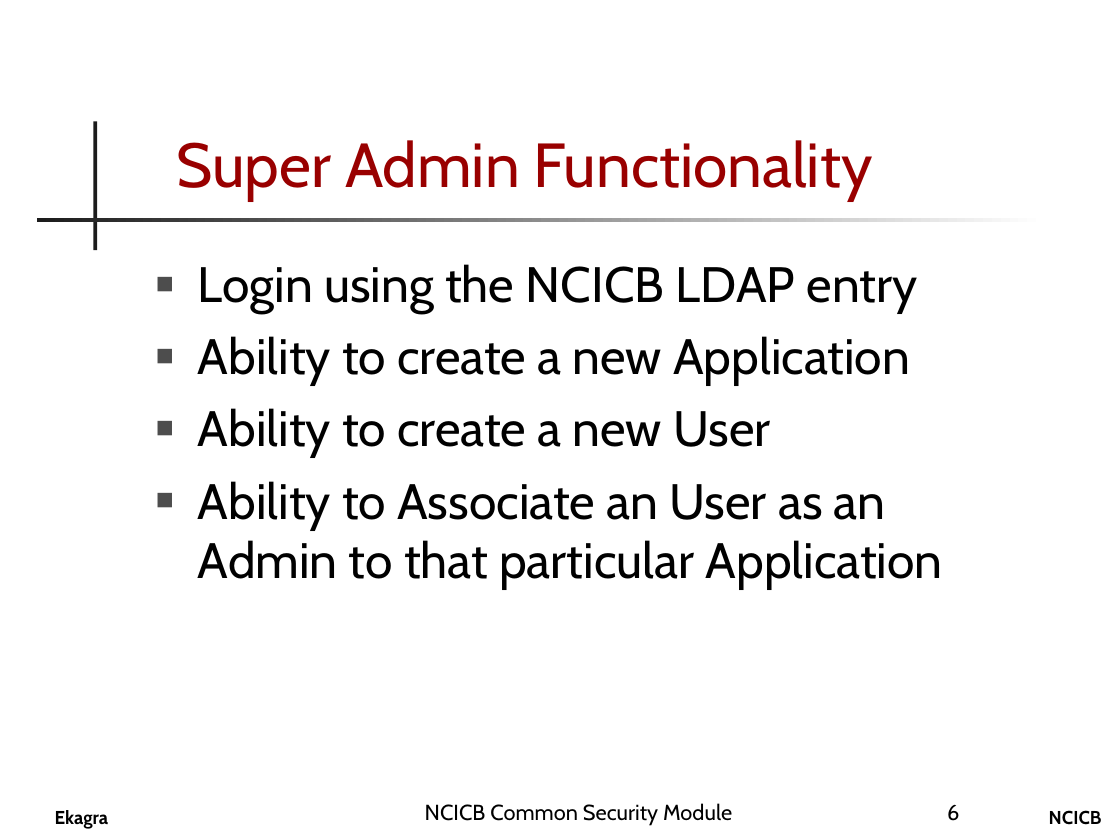
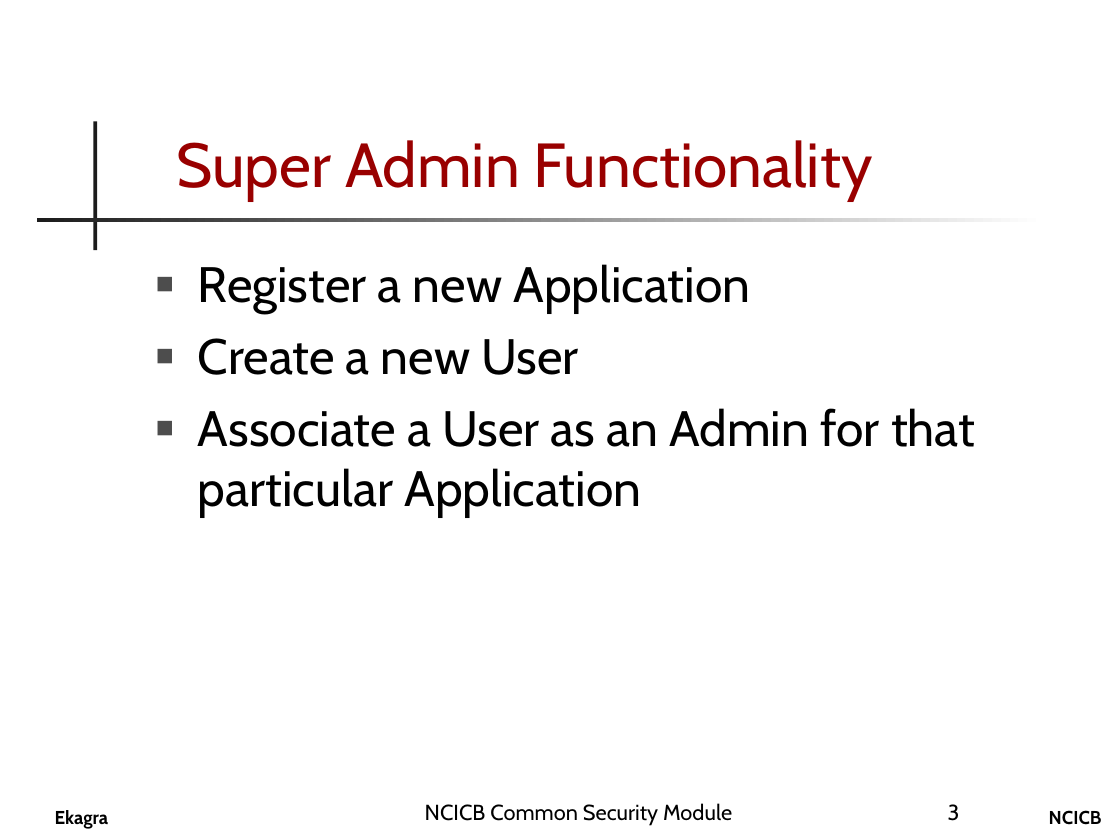
Before and after one commit to CBIIT/common-security-module-docs, a slide deck: slide 3 of Presentations/CSM_UPT_Presentation.ppt (slide 6 before the commit). Drawn at 1120x840 pixels with LibreOffice and Linux fonts; fonts in the diff are those of the drawing; background and template pictures are left out. Boxes give left, top, right and bottom in pixels: in the first picture for what was removed or moved away, otherwise in the second. Text is boxed around its words. In the diff, an @@ line names an element or a change of style, - is before the commit and + after.

```diff
--- a/Presentations/CSM_UPT_Presentation.ppt
+++ b/Presentations/CSM_UPT_Presentation.ppt
@@ text at (198, 264, 975, 517): text changed @@
-■ Login using the NCICB LDAP entry
-■ Ability to create a new Application
-■ Ability to create a new User
-■ Ability to Associate an User as an Admin to that particular Application
+■ Register a new Application
+■ Create a new User
+■ Associate a User as an Admin for that particular Application
@@ page number at (948, 804, 960, 821): text changed @@
-6
+3
```
Also in this commit, not shown: 4 other slides changed, 2 slides added, 1 slide removed.
